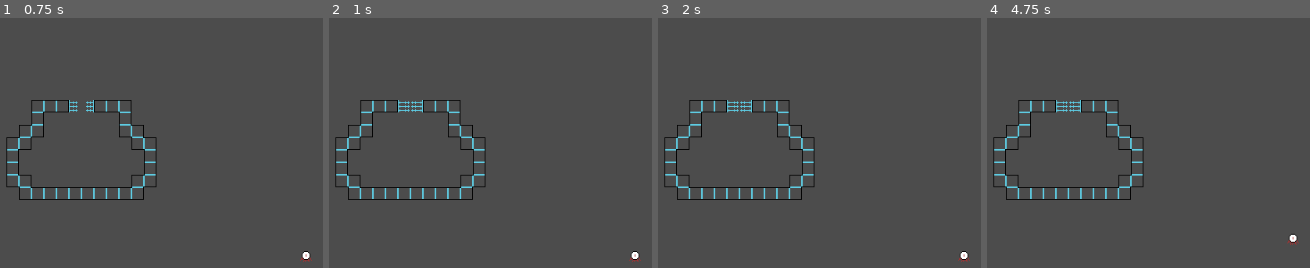
Above: before the commit, frames 1-4 (left to right).
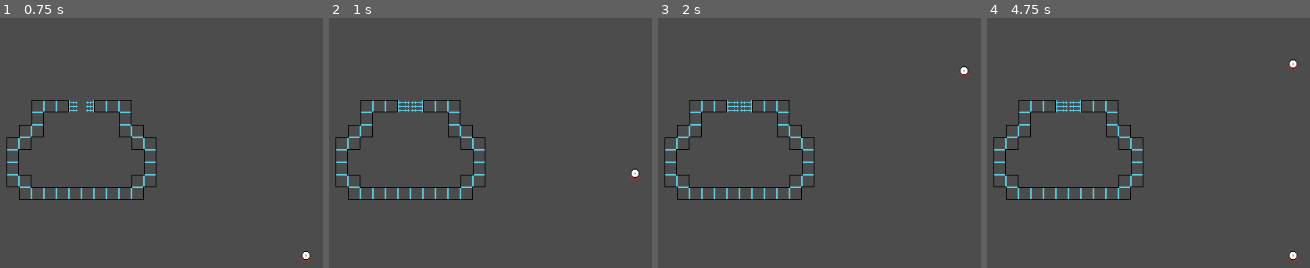
Above: after the commit, the same moments.

Repository: geodagame/Pixel_Roguelike
Game: Godot game, scene res://Scenes/World.tscn
The game is run twice, just before and just after one commit, with the same random seed, the same clock (stepped at 60 frames per second) and the same inputs. The engine's default icon, where the game draws it, is replaced by a stand-in: a white triangle on a blue panel in a dark square.
Inputs:
- Up to frame 1 (0.75 s): tap Enter (ui_accept) at 0.5 s; hold Right (ui_right) from 0.53 s (still down)
- Up to frame 2 (1 s): keep holding Right (ui_right); tap Enter (ui_accept) at 0.77 s
- Up to frame 3 (2 s): tap Enter (ui_accept) at 1.25, 1.52 s; release Right (ui_right) at 1.28 s; hold Down (ui_down) from 1.28 s (still down)
- Up to frame 4 (4.75 s): tap Enter (ui_accept) at 2, 3.02, 3.77, 4.25, 4.52 s; release Down (ui_down) at 2.03 s; hold Right (ui_right) 2.03-2.78 s; hold Up (ui_up) 2.78-3.53 s; hold Left (ui_left) from 3.53 s (still down)

Frame 1 is identical in both runs. In frame 2, 0.2% of the frame differs, in the area x 92-97%, y 60-98%; in frame 3, 0.2%; in frame 4, 0.3%, in the area x 92-97%, y 16-98%.
Error before the commit: Attempt to call function 'queue_free' in base 'previously freed instance' on a null instance. (res://Scripts/RoomScript.gd:28)

Commit message:
se añadio el tileset de las paredes y comente los  scripts de  enemy y player

Diff:
--- a/Scenes/World.tscn
+++ b/Scenes/World.tscn
@@ -1,10 +1,32 @@
-[gd_scene load_steps=3 format=2]
+[gd_scene load_steps=5 format=2]
 
 [ext_resource path="res://Scenes/Rooms/StartRoom_01.tscn" type="PackedScene" id=1]
 [ext_resource path="res://Scripts/Kei_Main.gd" type="Script" id=2]
+[ext_resource path="res://Sprites/Rooms/tileset pared.png" type="Texture" id=3]
+
+[sub_resource type="TileSet" id=1]
+0/name = "tileset pared.png 0"
+0/texture = ExtResource( 3 )
+0/tex_offset = Vector2( 0, 0 )
+0/modulate = Color( 1, 1, 1, 1 )
+0/region = Rect2( -6, 0, 24, 16 )
+0/tile_mode = 0
+0/occluder_offset = Vector2( 0, 0 )
+0/navigation_offset = Vector2( 0, 0 )
+0/shape_offset = Vector2( 0, 0 )
+0/shape_transform = Transform2D( 1, 0, 0, 1, 0, 0 )
+0/shape_one_way = false
+0/shape_one_way_margin = 0.0
+0/shapes = [  ]
+0/z_index = 0
 
 [node name="World" type="Node2D"]
 script = ExtResource( 2 )
 
 [node name="StartRoom01" parent="." instance=ExtResource( 1 )]
 position = Vector2( 318, 169 )
+
+[node name="TileMap" type="TileMap" parent="."]
+tile_set = SubResource( 1 )
+cell_size = Vector2( 25, 25 )
+format = 1
--- a/scripts/RoomScript.gd
+++ b/scripts/RoomScript.gd
@@ -25,7 +25,7 @@
 
 
 func _initialize_room():
-	playerDetector.queue_free()
+
 	_spawn_monsters()
 	for door in _container_doors.get_children():
 		door.close();
--- a/scripts/enemy.gd
+++ b/scripts/enemy.gd
@@ -1,8 +1,12 @@
 extends KinematicBody2D
+
+##variables del enemigo
 
 var Player = null
 var Movement = Vector2.ZERO
 var Speed = 100
+
+##codigo para que nos siga el enemigo
 
 func _physics_process(delta):
 	Movement = Vector2.ZERO
@@ -15,6 +19,7 @@
 	Movement = Movement.normalized() * Speed
 	Movement = move_and_slide(Movement)
 
+## codigos que detecta cuando el jugador entra o sale de la vista del enemigo
 
 func _on_Area2D_body_entered(body):
 
--- a/scripts/player.gd
+++ b/scripts/player.gd
@@ -1,4 +1,5 @@
 extends KinematicBody2D
+##variables de movimiento, velocidad y direccion
 
 var Pixeles_por_metro : int = 35
 var direction : Vector2
@@ -10,6 +11,8 @@
 
 func _ready():
 	print("ignorar")
+
+##controles para el movimiento
 
 func _input(event):
 	direction.normalized()
@@ -23,7 +26,7 @@
 	if Input.is_action_pressed("ui_down"):
 		direction.y = 1
 
-
+## velicidad de movimiento y tipo de movimiento
 
 func _process(delta):
 	velocidad.x = direction.x * rapidez
Binary file added: Sprites/Rooms/tileset pared.png
Not shown, added: Sprites/Rooms/tileset pared.png.import
Binary file added: Sprites/_Editables/pared exterior.png
Not shown, added: Sprites/_Editables/pared exterior.png.import
Binary file added: Sprites/_Editables/pared interior.png
Not shown, added: Sprites/_Editables/pared interior.png.import
